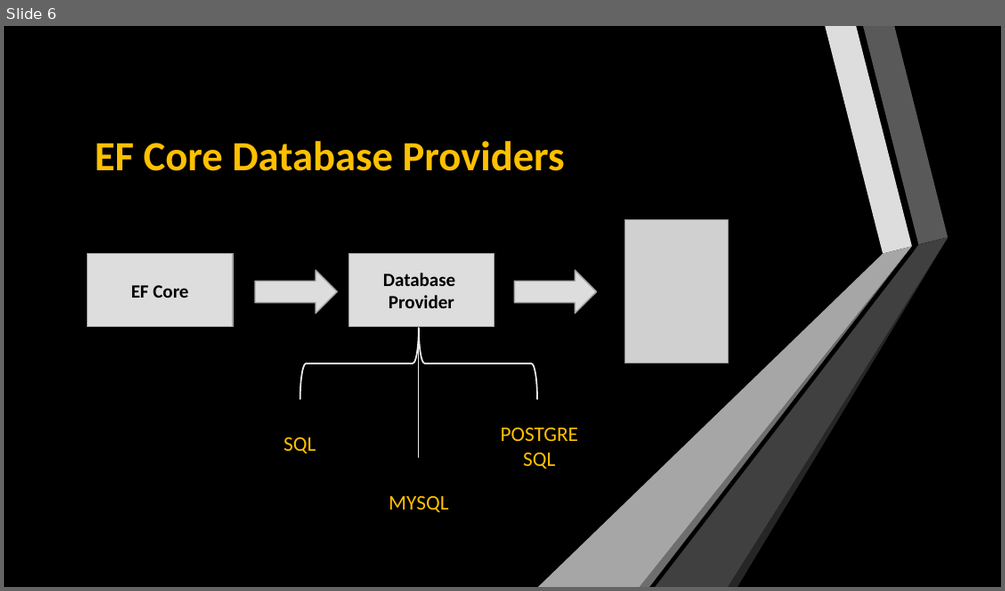
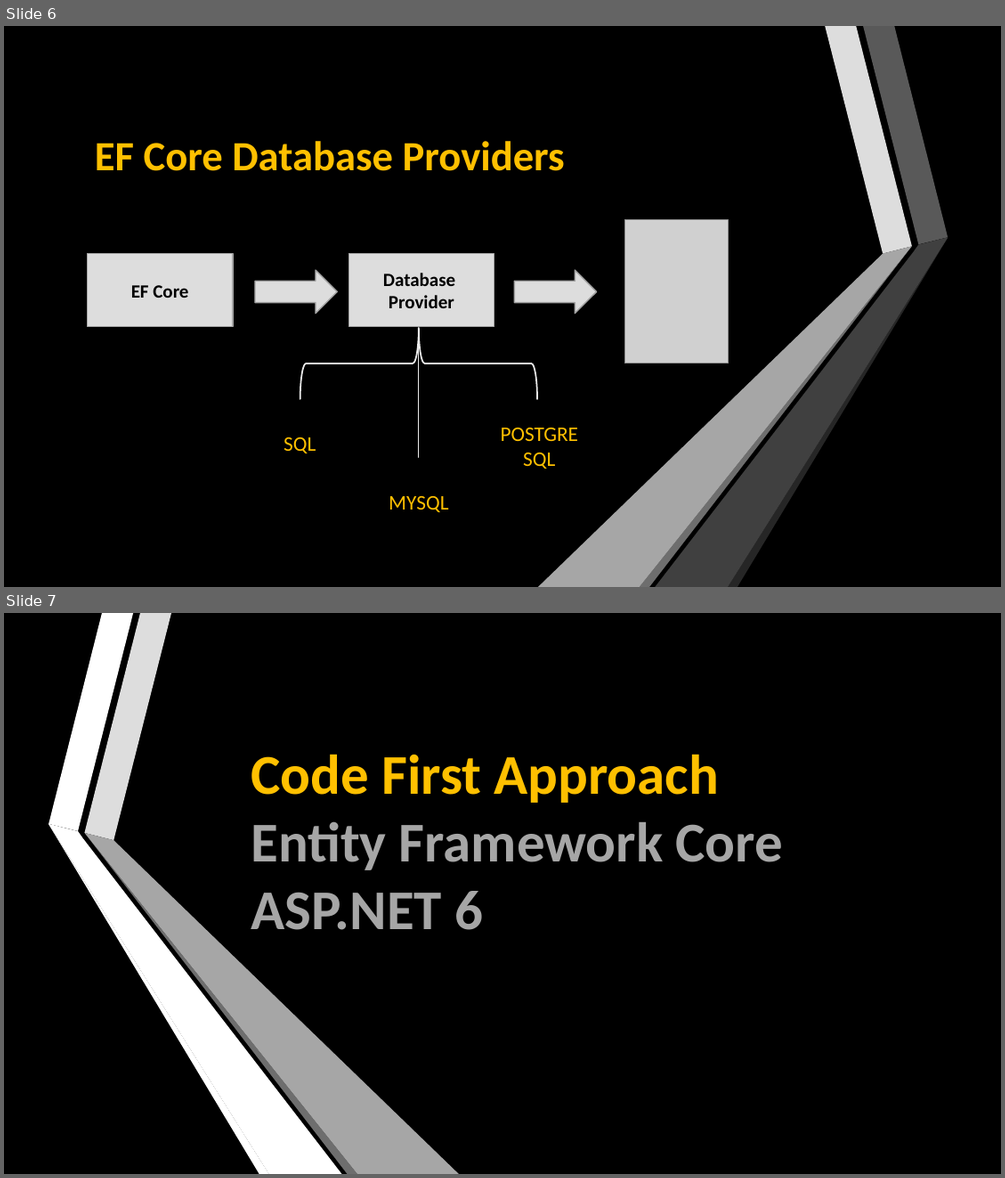
Before and after one commit to Marium-Younus/ASP_MVC_Core, a slide deck: PowerPoint Presentation/Entity Framework ASP.NET Core.pptx. Shown one above the other, each under a label of ours: slide 6 before the commit, slides 6 and 7 after it. The pictures are 1005x591 and 1005x1178 pixels, drawn with LibreOffice and Linux fonts; fonts in the diff are those of the drawing; grey boxes stand for pictures. Boxes give left, top, right and bottom in pixels: in the first picture for what was removed or moved away, otherwise in the second. Text is boxed around its words. In the diff, an @@ line names an element or a change of style, - is before the commit and + after.

```diff
--- a/PowerPoint Presentation/Entity Framework ASP.NET Core.pptx
+++ b/PowerPoint Presentation/Entity Framework ASP.NET Core.pptx
@@ slide 7 added at (x1=4, y1=613, x2=1001, y2=1174), background #000000 @@
@@ title added at (x1=251, y1=754, x2=784, y2=930), 54 pt, text #A6A6A6, bold @@
+Code First Approach
+Entity Framework Core ASP.NET 6
@@ group added at (x1=48, y1=613, x2=460, y2=1174): 6 freeform shapes @@
```
Also in this commit, not shown: 9 other slides added.
